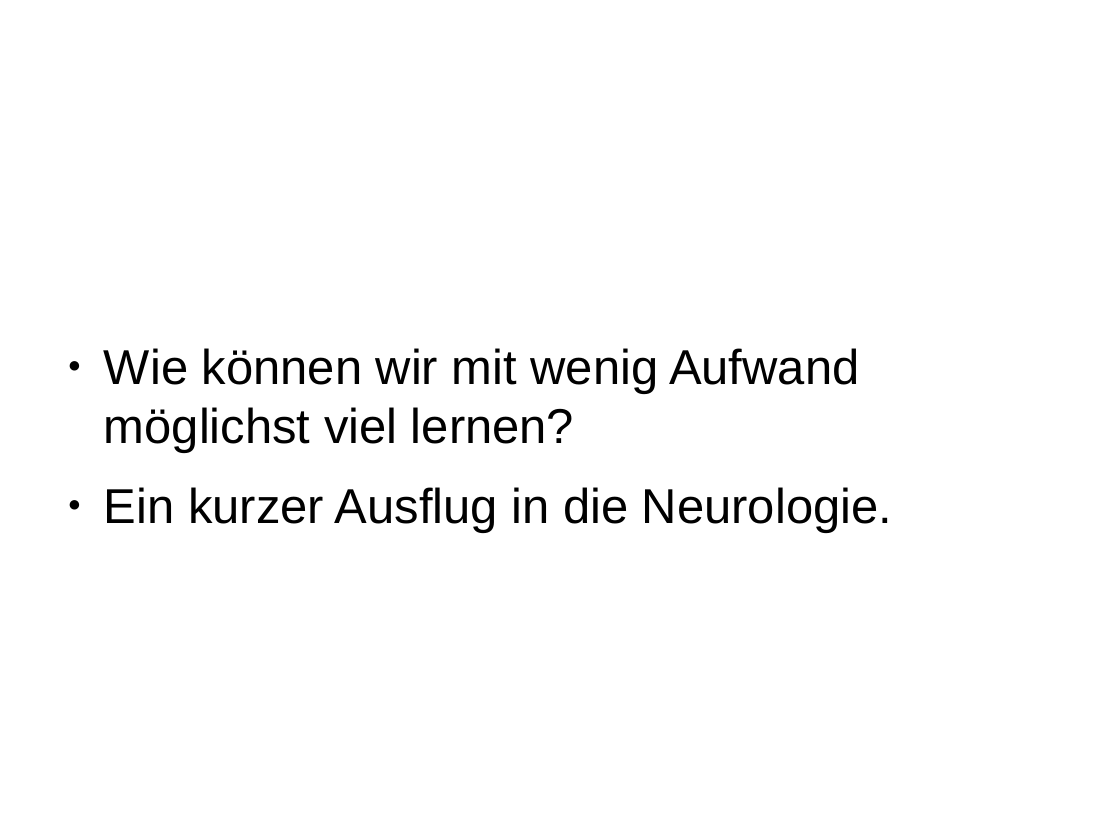
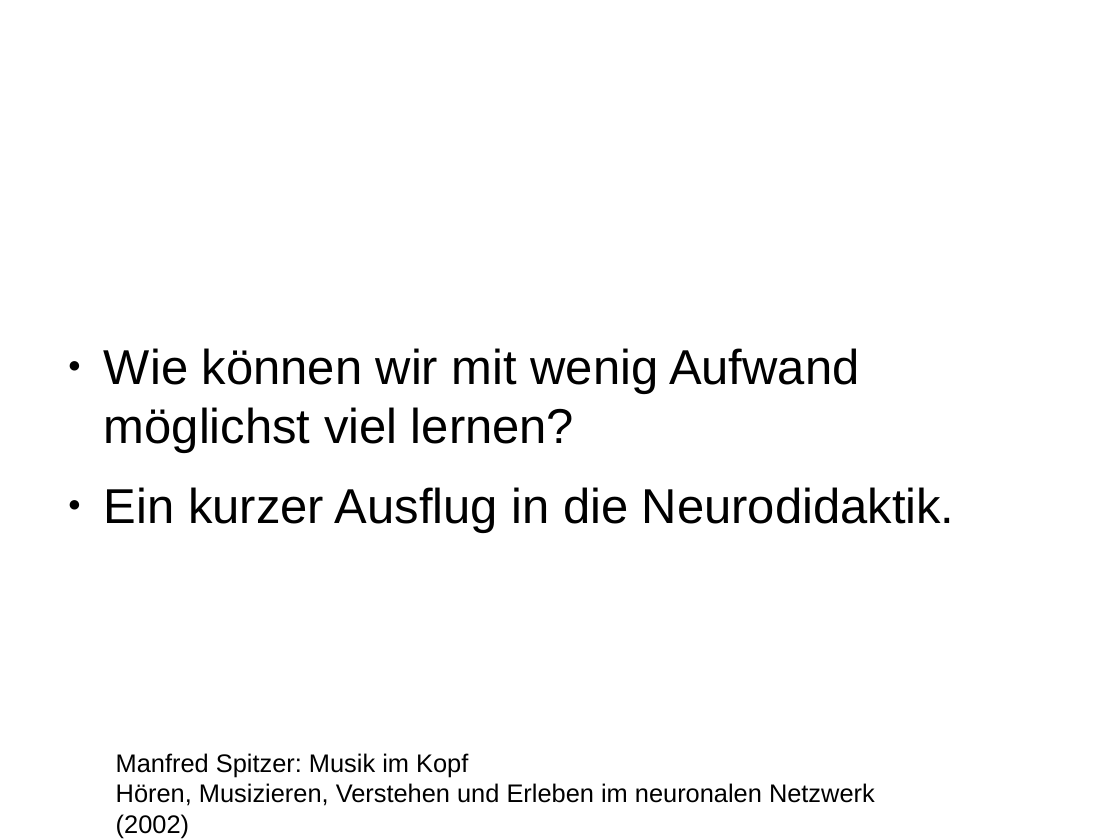
Before and after one commit to free-creations/Repetitor, a slide deck: slide 7 of UserGuide/MusikLernen.odp (slide 6 before the commit). Drawn at 1120x840 pixels with LibreOffice and Linux fonts; fonts in the diff are those of the drawing; background and template pictures are left out. Boxes give left, top, right and bottom in pixels: in the first picture for what was removed or moved away, otherwise in the second. Text is boxed around its words. In the diff, an @@ line names an element or a change of style, - is before the commit and + after.

```diff
--- a/UserGuide/MusikLernen.odp
+++ b/UserGuide/MusikLernen.odp
@@ text at (104, 487, 955, 533): text changed @@
-● Ein kurzer Ausflug in die Neurologie.
+● Ein kurzer Ausflug in die Neurodidaktik.
@@ text added at (116, 753, 875, 806), 18 pt, text #000000 @@
+Manfred Spitzer: Musik im Kopf
+Hören, Musizieren, Verstehen und Erleben im neuronalen Netzwerk (2002)
```
Also in this commit, not shown: 4 other slides changed, 1 slide added, 3 other files.
